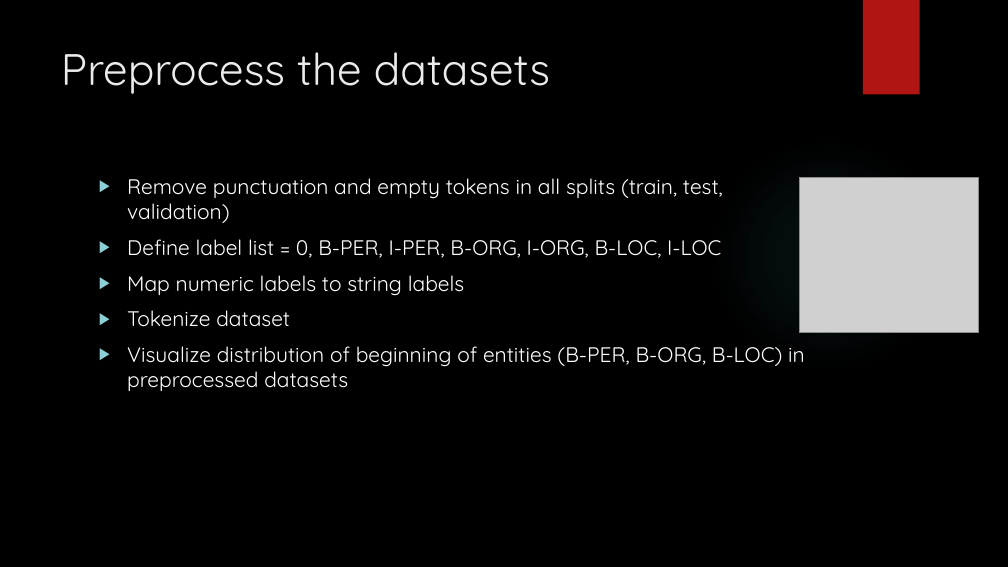
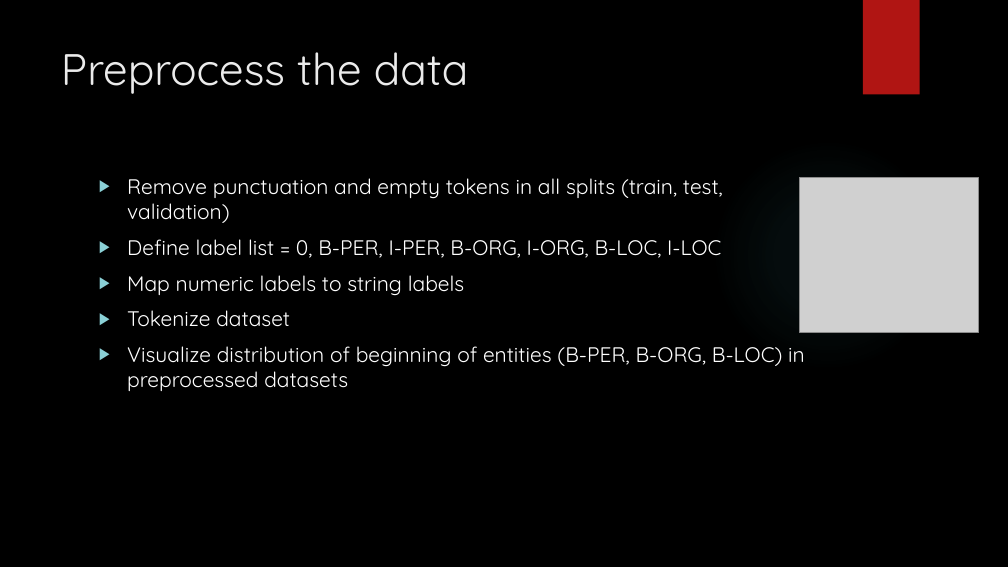
Before and after one commit to Beabir/TaskModule4_MNER, a slide deck: slide 13 of CAS NLP Module 4_jd_bb.pptx. Drawn at 1008x567 pixels with LibreOffice and Linux fonts; fonts in the diff are those of the drawing; grey boxes stand for pictures; background and template pictures are left out. Boxes give left, top, right and bottom in pixels: in the first picture for what was removed or moved away, otherwise in the second. Text is boxed around its words. In the diff, an @@ line names an element or a change of style, - is before the commit and + after.

```diff
--- a/CAS NLP Module 4_jd_bb.pptx
+++ b/CAS NLP Module 4_jd_bb.pptx
@@ title at (61,52,469,94): text changed @@
-Preprocess the datasets
+Preprocess the data
```
Also in this commit, not shown: 7 other slides changed, 2 slides added, 1 slide removed, 1 other file.
